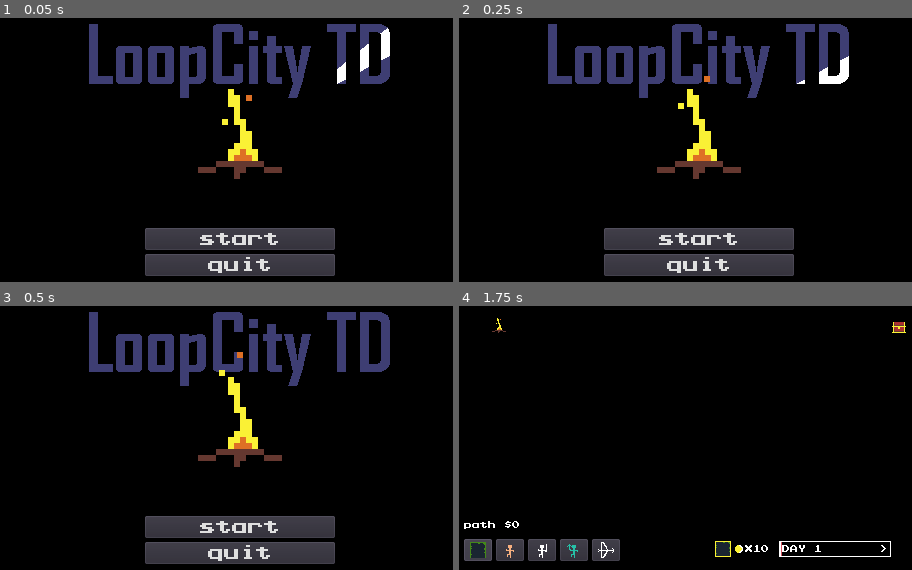
Above: before the commit, frames 1-4 (two rows, left to right).
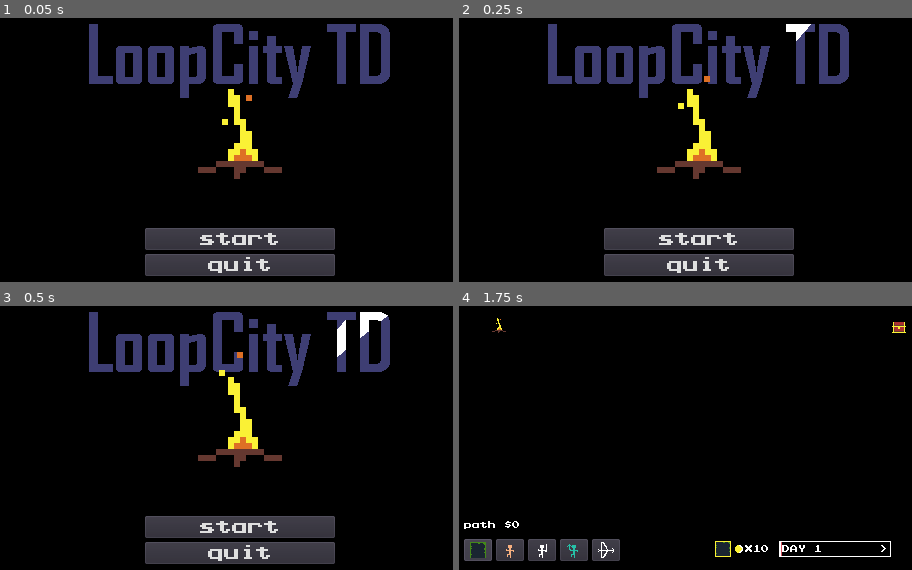
Above: after the commit, the same moments.

Repository: mcerdeira/LoopCityTD
Game: Godot game, scene res://scenes/TitleMenu.tscn
Two runs of this game, one before a commit and one after it. Both use one fixed random seed, a clock stepped at 60 frames per second and the inputs below.
Inputs (mouse positions are in pixels of both pictures, inside the frame that each line leads up to):
- Up to frame 1 (0.05 s): no input
- Up to frame 2 (0.25 s): no input
- Up to frame 3 (0.5 s): no input
- Up to frame 4 (1.75 s): click "start" at 0.5 s; click (477, 548) at 1.25 s

The runs differ from the first frame. In frame 1, 0.5% of the frame differs, in the area x 74-87%, y 3-25%; in frame 2, 0.6%, in the area x 72-87%, y 2-25%; in frame 3, 0.5%; in frame 4, nothing differs.

Commit message:
Pause and new splash screen

Diff:
--- a/project.godot
+++ b/project.godot
@@ -12,7 +12,8 @@
 
 config/name="LoopCityTD"
 run/main_scene="res://scenes/TitleMenu.tscn"
-boot_splash/image="res://icons/icon.png"
+boot_splash/image="res://sprites/splash_logo.png"
+boot_splash/fullsize=false
 boot_splash/use_filter=false
 boot_splash/bg_color=Color( 0, 0, 0, 1 )
 config/icon="res://icons/main_icon.ico"
@@ -72,6 +73,11 @@
 "events": [ Object(InputEventKey,"resource_local_to_scene":false,"resource_name":"","device":0,"alt":false,"shift":false,"control":false,"meta":false,"command":false,"pressed":false,"scancode":0,"physical_scancode":32,"unicode":0,"echo":false,"script":null)
  ]
 }
+pause={
+"deadzone": 0.5,
+"events": [ Object(InputEventKey,"resource_local_to_scene":false,"resource_name":"","device":0,"alt":false,"shift":false,"control":false,"meta":false,"command":false,"pressed":false,"scancode":0,"physical_scancode":80,"unicode":0,"echo":false,"script":null)
+ ]
+}
 
 [physics]
 
--- a/scenes/Main.tscn
+++ b/scenes/Main.tscn
@@ -14,6 +14,8 @@
 [ext_resource path="res://scenes/unit_brush.tscn" type="PackedScene" id=12]
 [ext_resource path="res://sprites/draft_tilemap.png" type="Texture" id=13]
 [ext_resource path="res://scripts/tilemap.gd" type="Script" id=14]
+[ext_resource path="res://scripts/PausePopup.gd" type="Script" id=15]
+[ext_resource path="res://fonts/prstartk.ttf" type="DynamicFontData" id=16]
 
 [sub_resource type="NavigationPolygon" id=22]
 vertices = PoolVector2Array( 14, 16, 2, 16, 2, 2, 14, 2 )
@@ -456,6 +458,9 @@
 1/z_index = 0
 script = ExtResource( 14 )
 
+[sub_resource type="DynamicFont" id=86]
+font_data = ExtResource( 16 )
+
 [node name="Main" type="Node2D"]
 script = ExtResource( 2 )
 
@@ -492,3 +497,29 @@
 
 [node name="brush" parent="." instance=ExtResource( 12 )]
 position = Vector2( 83, 127 )
+
+[node name="PausePopUp" type="Popup" parent="."]
+pause_mode = 2
+visible = true
+margin_left = 1.0
+margin_top = 98.0
+margin_right = 479.0
+margin_bottom = 142.0
+script = ExtResource( 15 )
+__meta__ = {
+"_edit_use_anchors_": false
+}
+
+[node name="Label" type="Label" parent="PausePopUp"]
+pause_mode = 2
+margin_left = 145.0
+margin_top = 18.0
+margin_right = 335.0
+margin_bottom = 34.0
+custom_fonts/font = SubResource( 86 )
+text = "PAUSED"
+align = 1
+valign = 1
+__meta__ = {
+"_edit_use_anchors_": false
+}
--- a/scenes/TitleMenu.tscn
+++ b/scenes/TitleMenu.tscn
@@ -47,7 +47,7 @@
 [node name="AnimatedSprite" type="AnimatedSprite" parent="."]
 position = Vector2( 240, 51 )
 frames = SubResource( 1 )
-frame = 6
+frame = 3
 playing = true
 
 [node name="AnimatedSprite2" type="AnimatedSprite" parent="."]
--- /dev/null
+++ b/scripts/PausePopup.gd
@@ -0,0 +1,9 @@
+extends Popup
+
+func _input(event):
+	if event.is_action_pressed("pause"):
+		get_tree().paused = !get_tree().paused
+		if get_tree().paused:
+			show()
+		else:
+			hide()
Not shown: 1 places in scenes/Main.tscn that only renumber resources
Binary file added: sprites/splash_logo.png
Not shown, added: sprites/splash_logo.png.import
